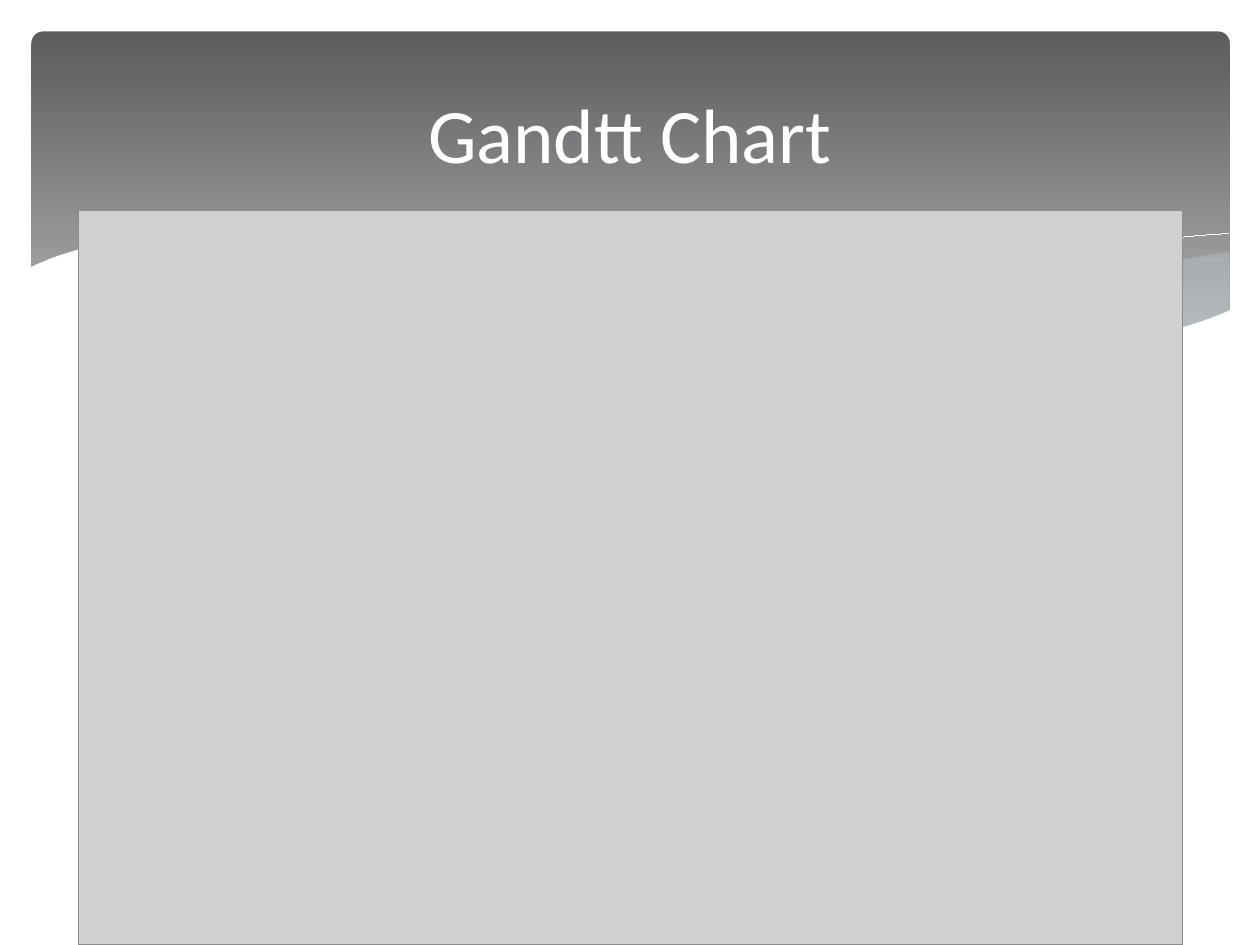
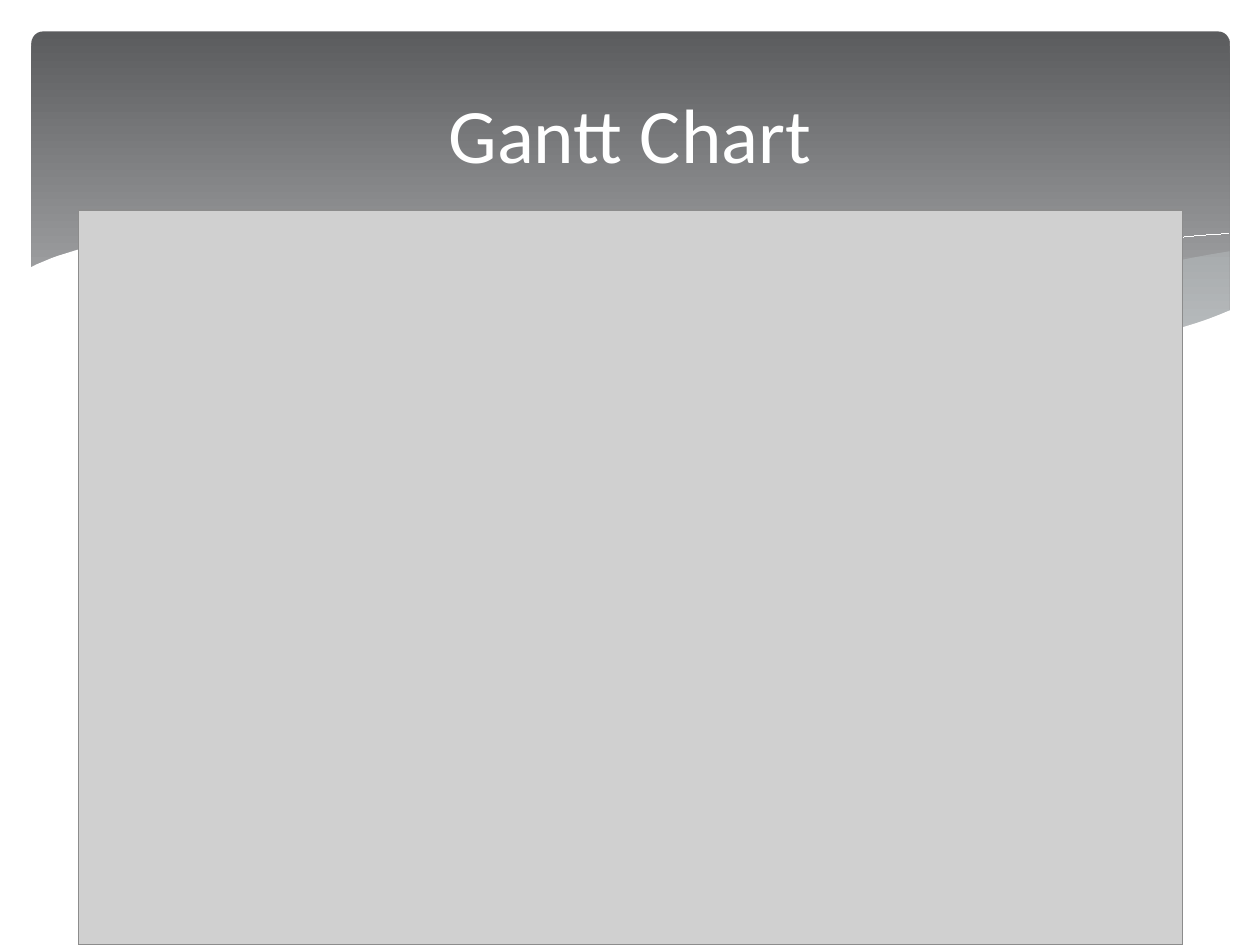
Before and after one commit to dmb2bt/CS3240-Group-19, a slide deck: slide 5 of Presentations/RoboticorpLab3.pptx. Drawn at 1260x945 pixels with LibreOffice and Linux fonts; fonts in the diff are those of the drawing; grey boxes stand for pictures. Boxes give left, top, right and bottom in pixels: in the first picture for what was removed or moved away, otherwise in the second. Text is boxed around its words. In the diff, an @@ line names an element or a change of style, - is before the commit and + after.

Commit message:
typo fix in presentation

```diff
--- a/Presentations/RoboticorpLab3.pptx
+++ b/Presentations/RoboticorpLab3.pptx
@@ title at (x1=449, y1=109, x2=811, y2=164): text changed @@
-Gandtt Chart
+Gantt Chart
```
